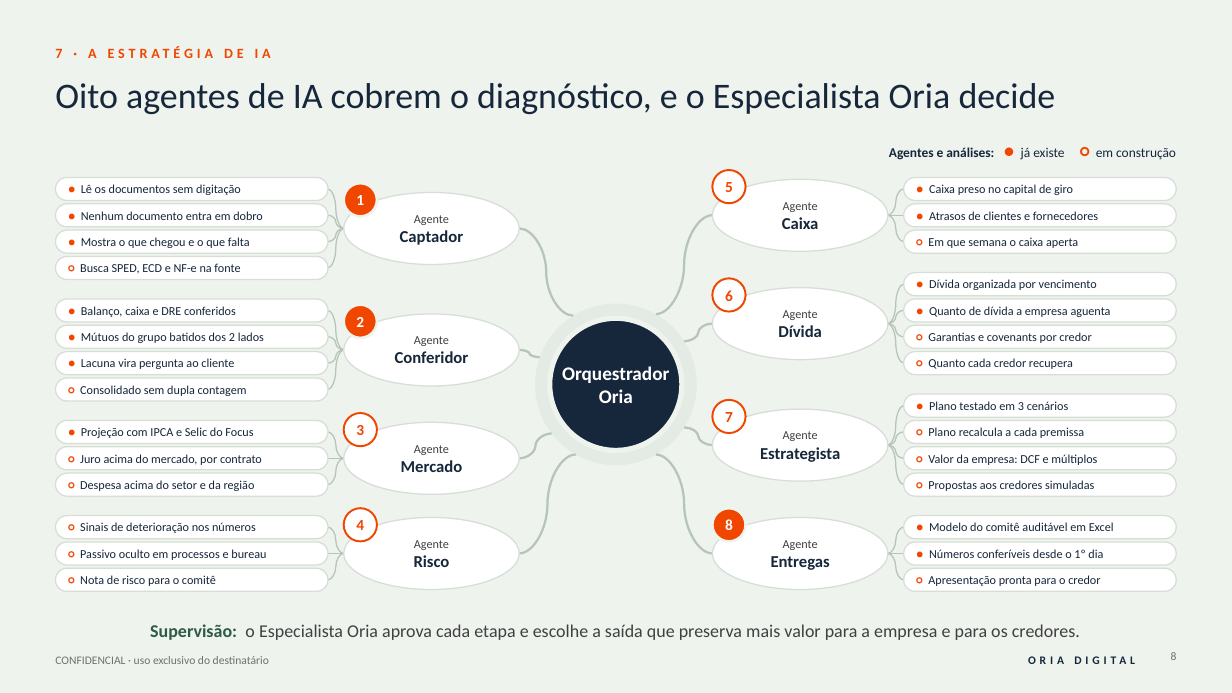
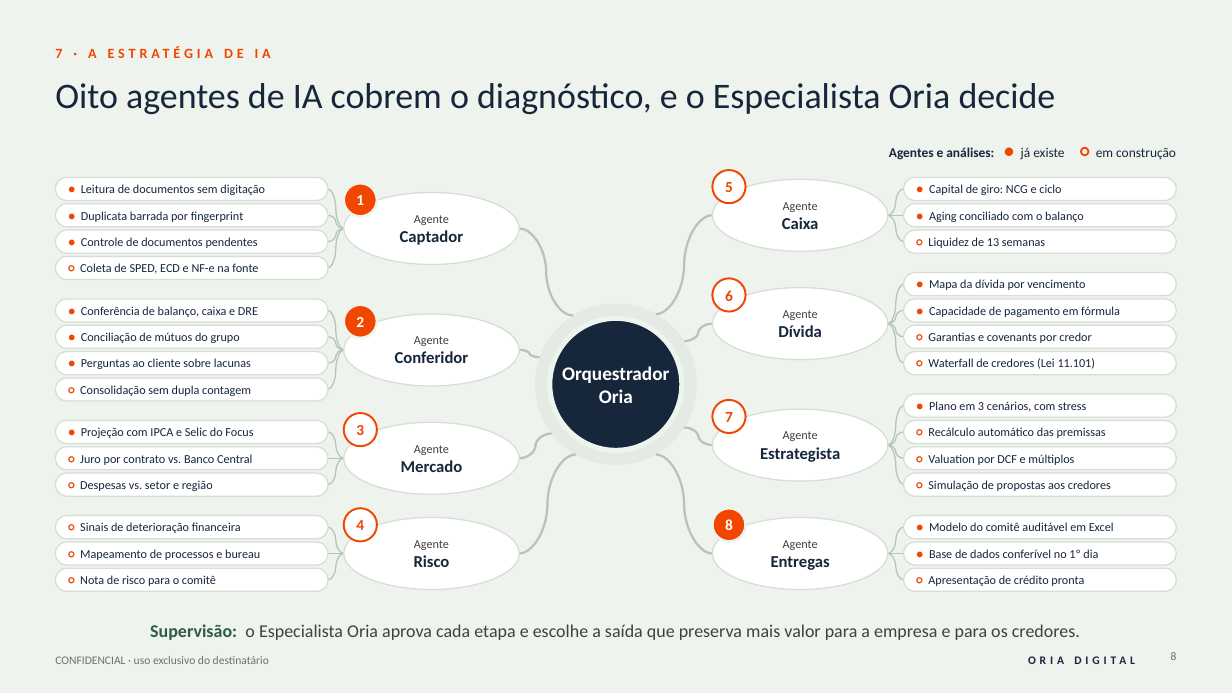
Before and after one commit to rodrigovaroto-wq/Oria-Digital, a slide deck: slide 8 of Apresentações/Business Plan Oria Digital/1_entrega/Business_Plan_Oria_Digital_v3.pptx. Drawn at 1232x693 pixels with LibreOffice and Linux fonts; fonts in the diff are those of the drawing. Boxes give left, top, right and bottom in pixels: in the first picture for what was removed or moved away, otherwise in the second. Text is boxed around its words. In the diff, an @@ line names an element or a change of style, - is before the commit and + after.

```diff
--- a/Apresentações/Business Plan Oria Digital/1_entrega/Business_Plan_Oria_Digital_v3.pptx
+++ b/Apresentações/Business Plan Oria Digital/1_entrega/Business_Plan_Oria_Digital_v3.pptx
@@ text in rounded rectangle at bbox=[81, 184, 265, 195]: text changed @@
-● Lê os documentos sem digitação
+● Leitura de documentos sem digitação
@@ text in rounded rectangle at bbox=[929, 184, 1061, 195]: text changed @@
-● Caixa preso no capital de giro
+● Capital de giro: NCG e ciclo
@@ text in rounded rectangle at bbox=[81, 211, 243, 222]: text changed @@
-● Nenhum documento entra em dobro
+● Duplicata barrada por fingerprint
@@ text in rounded rectangle at bbox=[81, 237, 258, 248]: text changed @@
-● Mostra o que chegou e o que falta
+● Controle de documentos pendentes
@@ text in rounded rectangle at bbox=[928, 237, 1045, 248]: text changed @@
-○ Em que semana o caixa aperta
+○ Liquidez de 13 semanas
@@ text in rounded rectangle at bbox=[929, 211, 1084, 222]: text changed @@
-● Atrasos de clientes e fornecedores
+● Aging conciliado com o balanço
@@ text in rounded rectangle at bbox=[80, 263, 258, 274]: text changed @@
-○ Busca SPED, ECD e NF-e na fonte
+○ Coleta de SPED, ECD e NF-e na fonte
@@ text in rounded rectangle at bbox=[929, 279, 1085, 290]: text changed @@
-● Dívida organizada por vencimento
+● Mapa da dívida por vencimento
@@ text in rounded rectangle at bbox=[81, 306, 258, 317]: text changed @@
-● Balanço, caixa e DRE conferidos
+● Conferência de balanço, caixa e DRE
@@ text in rounded rectangle at bbox=[929, 306, 1120, 317]: text changed @@
-● Quanto de dívida a empresa aguenta
+● Capacidade de pagamento em fórmula
@@ text in rounded rectangle at bbox=[81, 332, 240, 343]: text changed @@
-● Mútuos do grupo batidos dos 2 lados
+● Conciliação de mútuos do grupo
@@ text in rounded rectangle at bbox=[81, 358, 251, 369]: text changed @@
-● Lacuna vira pergunta ao cliente
+● Perguntas ao cliente sobre lacunas
@@ text in rounded rectangle at bbox=[928, 358, 1096, 369]: text changed @@
-○ Quanto cada credor recupera
+○ Waterfall de credores (Lei 11.101)
@@ text in rounded rectangle at bbox=[80, 385, 251, 396]: text changed @@
-○ Consolidado sem dupla contagem
+○ Consolidação sem dupla contagem
@@ text in rounded rectangle at bbox=[929, 401, 1086, 412]: text changed @@
-● Plano testado em 3 cenários
+● Plano em 3 cenários, com stress
@@ text in rounded rectangle at bbox=[928, 427, 1106, 438]: text changed @@
-○ Plano recalcula a cada premissa
+○ Recálculo automático das premissas
@@ text in rounded rectangle at bbox=[80, 454, 252, 465]: text changed @@
-○ Juro acima do mercado, por contrato
+○ Juro por contrato vs. Banco Central
@@ text in rounded rectangle at bbox=[928, 454, 1074, 465]: text changed @@
-○ Valor da empresa: DCF e múltiplos
+○ Valuation por DCF e múltiplos
@@ text in rounded rectangle at bbox=[80, 480, 213, 491]: text changed @@
-○ Despesa acima do setor e da região
+○ Despesas vs. setor e região
@@ text in rounded rectangle at bbox=[928, 480, 1111, 491]: text changed @@
-○ Propostas aos credores simuladas
+○ Simulação de propostas aos credores
@@ text in rounded rectangle at bbox=[80, 522, 241, 533]: text changed @@
-○ Sinais de deterioração nos números
+○ Sinais de deterioração financeira
@@ text in rounded rectangle at bbox=[80, 549, 260, 560]: text changed @@
-○ Passivo oculto em processos e bureau
+○ Mapeamento de processos e bureau
@@ text in rounded rectangle at bbox=[929, 549, 1098, 558]: text changed @@
-● Números conferíveis desde o 1º dia
+● Base de dados conferível no 1º dia
@@ text in rounded rectangle at bbox=[928, 575, 1084, 586]: text changed @@
-○ Apresentação pronta para o credor
+○ Apresentação de crédito pronta
```
Also in this commit, not shown: 5 other files.
